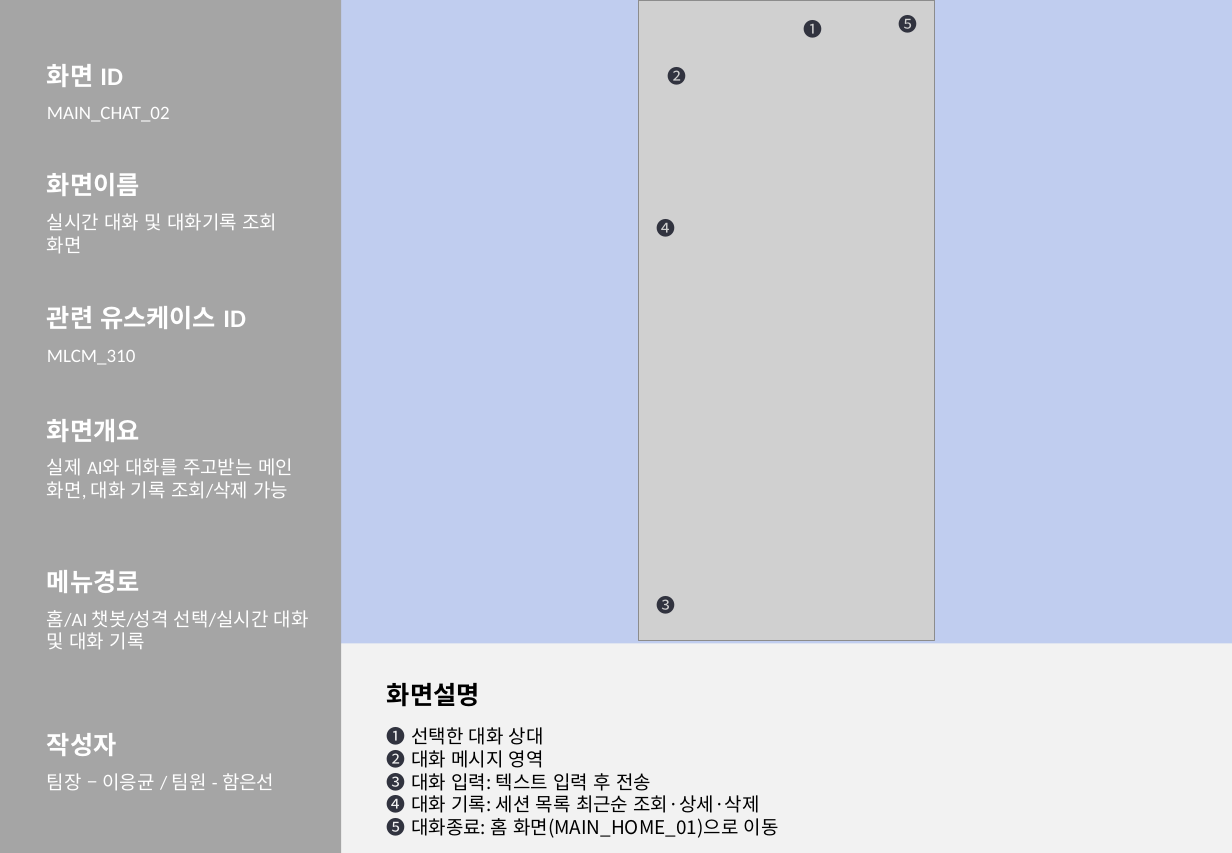
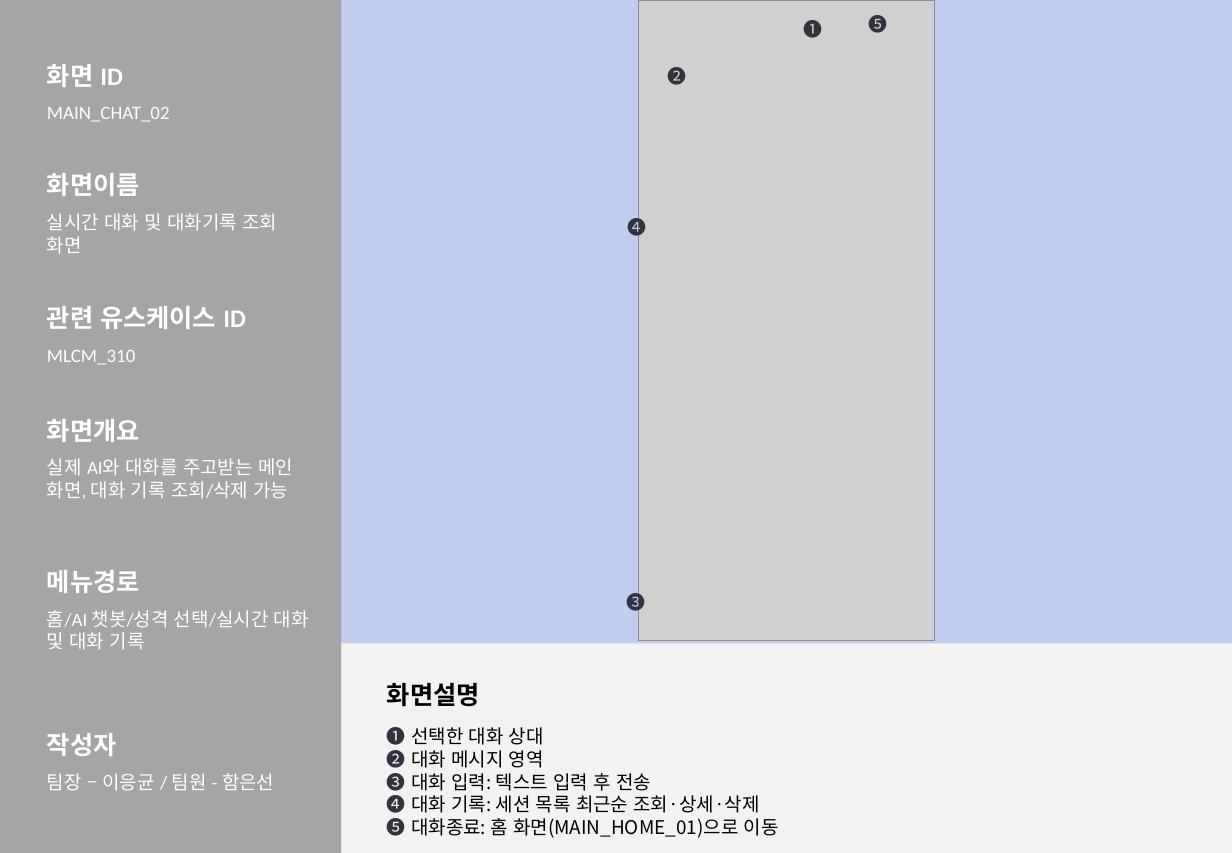
Before and after one commit to 2026-SMHRD-KDT-HealthCare-5/lisn, a slide deck: slide 13 of documents/화면설계서_귀기울임.pptx. Drawn at 1232x853 pixels with LibreOffice and Linux fonts; fonts in the diff are those of the drawing; grey boxes stand for pictures. Boxes give left, top, right and bottom in pixels: in the first picture for what was removed or moved away, otherwise in the second. Text is boxed around its words. In the diff, an @@ line names an element or a change of style, - is before the commit and + after.

```diff
--- a/documents/화면설계서_귀기울임.pptx
+++ b/documents/화면설계서_귀기울임.pptx
@@ text "❺": place and size @@
-text "❺" at [899, 15, 918, 33]
+text "❺" at [868, 15, 887, 33]
@@ text "❹" rewrapped from [656, 219, 675, 237] to [628, 215, 647, 240] @@
@@ text "❸" rewrapped from [656, 596, 675, 614] to [627, 589, 646, 614] @@
```
Also in this commit, not shown: 15 other slides changed, 3 other files.
